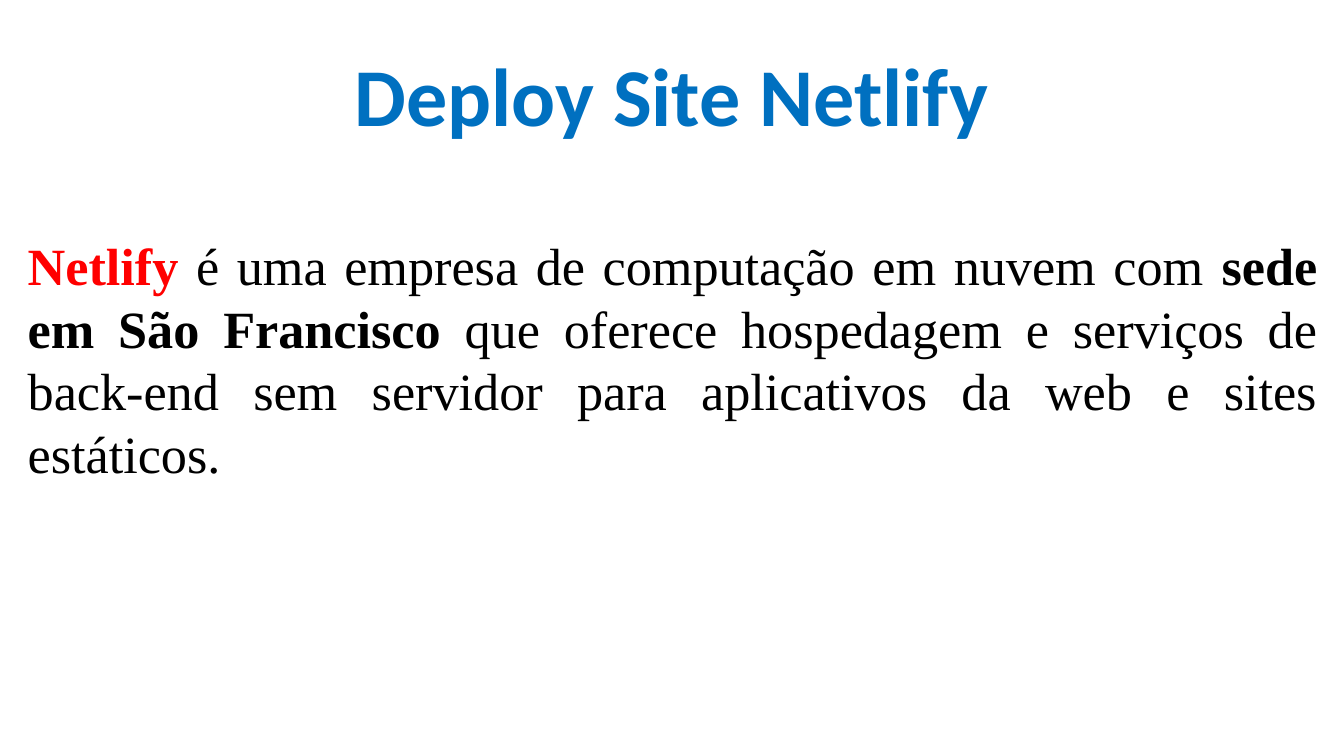
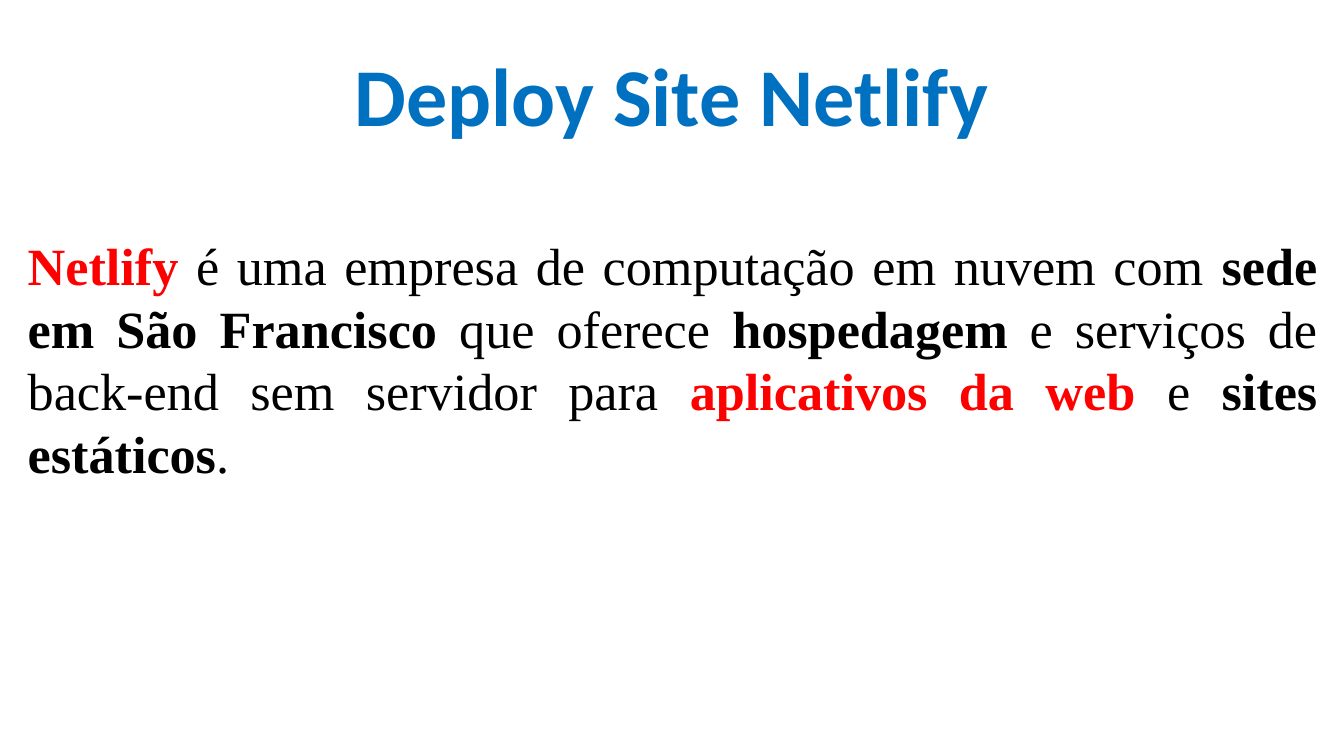
Before and after one commit to CloudEducationBrazil/WydenDesenvolvimentoWebPHP, a slide deck: slide 22 of 01 Classes/Aula 07 Desenvolvimento Web PHP - CSS.pptx. Drawn at 1344x756 pixels with LibreOffice and Linux fonts; fonts in the diff are those of the drawing; background and template pictures are left out. Boxes give left, top, right and bottom in pixels: in the first picture for what was removed or moved away, otherwise in the second. Text is boxed around its words. In the diff, an @@ line names an element or a change of style, - is before the commit and + after.

```diff
--- a/01 Classes/Aula 07 Desenvolvimento Web PHP - CSS.pptx
+++ b/01 Classes/Aula 07 Desenvolvimento Web PHP - CSS.pptx
@@ text "Netlify é uma empresa de ..." at [28,248,1318,474]: text colour #000000 to #FF0000 in "aplicativos da web"; bold on in "hospedagem aplicativos da web sites estáticos." @@
```
Also in this commit, not shown: 1 other slide changed, 1 other file.
